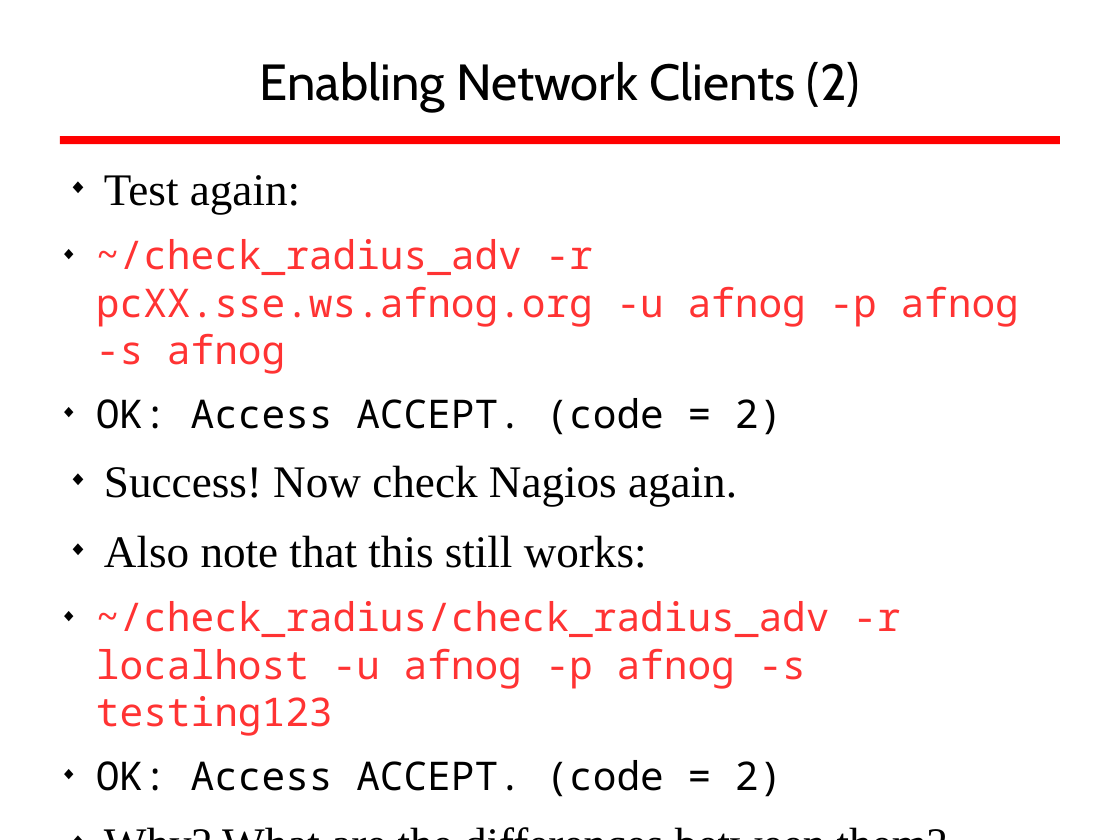
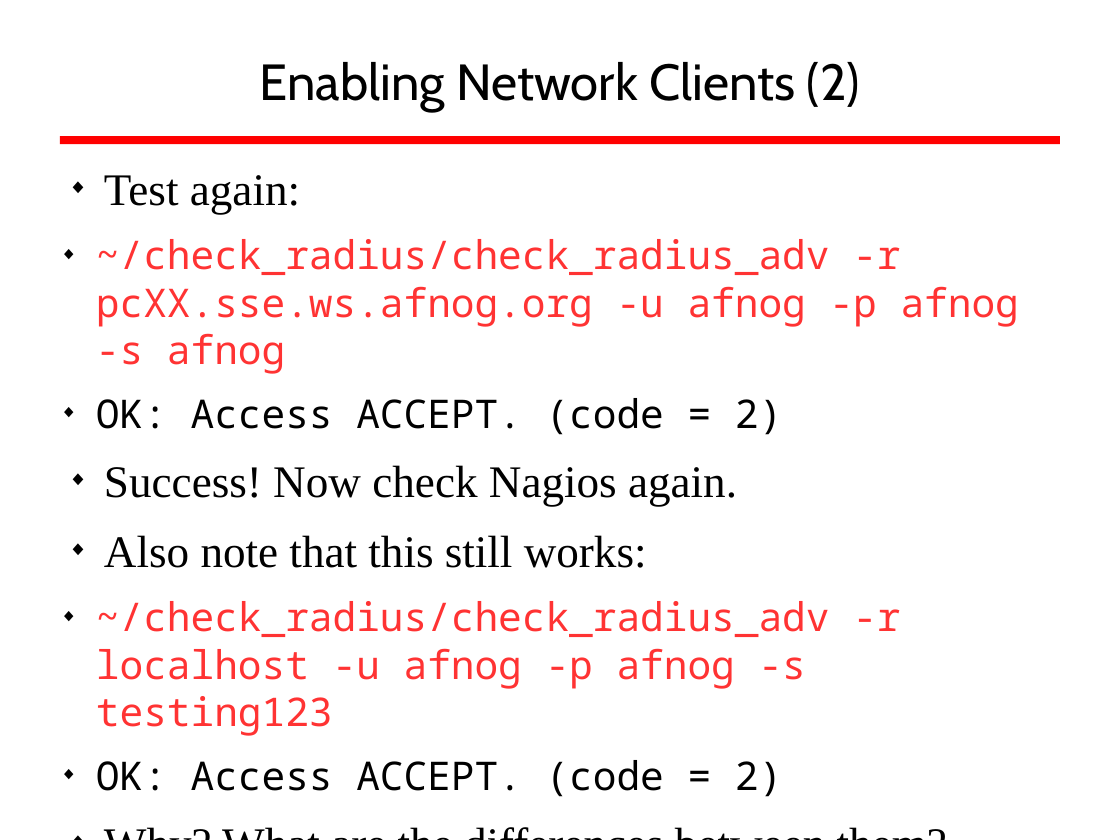
Before and after one commit to afnog/sse, a slide deck: slide 40 of radius/radius_presentation.odp. Drawn at 1120x840 pixels with LibreOffice and Linux fonts; fonts in the diff are those of the drawing; background and template pictures are left out. Boxes give left, top, right and bottom in pixels: in the first picture for what was removed or moved away, otherwise in the second. Text is boxed around its words. In the diff, an @@ line names an element or a change of style, - is before the commit and + after.

```diff
--- a/radius/radius_presentation.odp
+++ b/radius/radius_presentation.odp
@@ text at <box>96,239,1019,374</box>: text changed @@
-  ◆ ~/check_radius_adv -r pcXX.sse.ws.afnog.org -u afnog -p afnog -s afnog
+  ◆ ~/check_radius/check_radius_adv -r pcXX.sse.ws.afnog.org -u afnog -p afnog -s afnog
```
Also in this commit, not shown: 1 other file.
